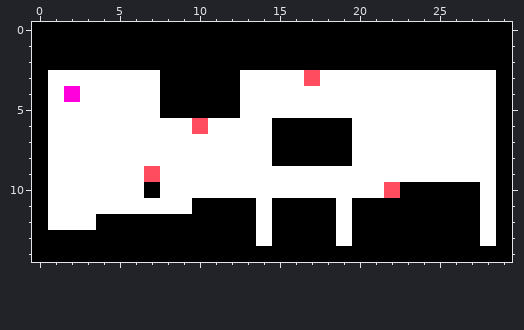
Pixel-art sprite, stored at res/levels/test.png. Above, as it was before the edit.
The file is 30x15 pixels.
New version:
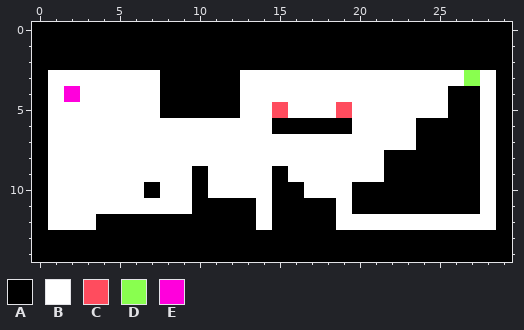
Palette (. is transparent): A #000000  B #ffffff  C #ff4c5e  D #89ff4f  E #ff00dc
The exact change:
@@ x 0..29 @@
  2 AAAAAAAAAAAAAAAAAAAAAAAAAAAAAA
- 3 ABBBBBBBAAAAABBBBCBBBBBBBBBBBA
- 4 ABEBBBBBAAAAABBBBBBBBBBBBBBBBA
- 5 ABBBBBBBAAAAABBBBBBBBBBBBBBBBA
- 6 ABBBBBBBBBCBBBBAAAAABBBBBBBBBA
- 7 ABBBBBBBBBBBBBBAAAAABBBBBBBBBA
- 8 ABBBBBBBBBBBBBBAAAAABBBBBBBBBA
- 9 ABBBBBBCBBBBBBBBBBBBBBBBBBBBBA
-10 ABBBBBBABBBBBBBBBBBBBBCAAAAABA
+ 3 ABBBBBBBAAAAABBBBBBBBBBBBBBDBA
+ 4 ABEBBBBBAAAAABBBBBBBBBBBBBAABA
+ 5 ABBBBBBBAAAAABBCBBBCBBBBBBAABA
+ 6 ABBBBBBBBBBBBBBAAAAABBBBAAAABA
+ 7 ABBBBBBBBBBBBBBBBBBBBBBBAAAABA
+ 8 ABBBBBBBBBBBBBBBBBBBBBAAAAAABA
+ 9 ABBBBBBBBBABBBBABBBBBBAAAAAABA
+10 ABBBBBBABBABBBBAABBBAAAAAAAABA
 11 ABBBBBBBBBAAAABAAAABAAAAAAAABA
-12 ABBBAAAAAAAAAABAAAABAAAAAAAABA
-13 AAAAAAAAAAAAAABAAAABAAAAAAAABA
+12 ABBBAAAAAAAAAABAAAABBBBBBBBBBA
+13 AAAAAAAAAAAAAAAAAAAAAAAAAAAAAA
 14 AAAAAAAAAAAAAAAAAAAAAAAAAAAAAA
